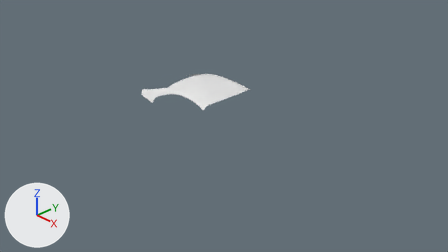
An edit to the Blender file Assets/Car models/1994–1999 Toyota Celica/Celica model/Celica.blend, drawn before and after from the same camera.
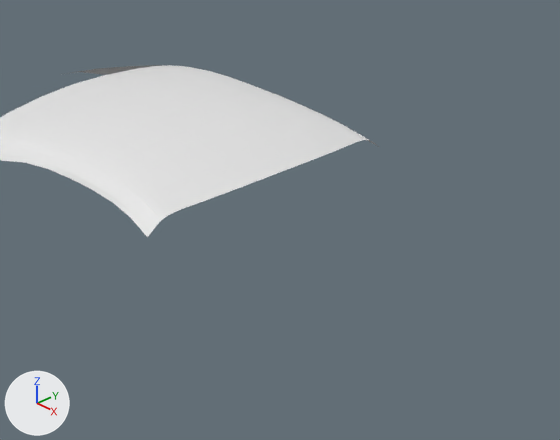
Each version is shown from the file's camera 'Camera', then close up on the part from 38% to 65% of the width and 24% to 61% of the height. The axes (+X, +Y, +Z) are drawn at lower left. The lights are the same throughout.
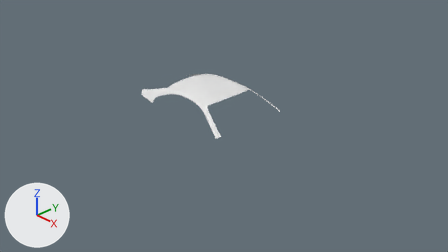
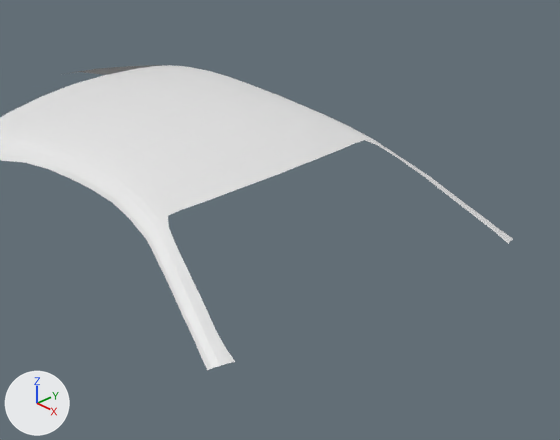
Where the change shows, as pixel boxes (x1, y1, x2, y2) in the close-ups (560 x 440 px):
'Plane', reshaped: before (0, 65, 379, 237); after (0, 65, 513, 370)
part 1 of me_plane, built on: before (91, 114, 379, 237); after (91, 114, 513, 370)

What the commit changed:
me_plane is used by ob_plane; location (-0.39, 0.0, 0.0); scale (0.6, 0.5, 1.0).
me_plane had 110 vertices, 88 faces and spanned x -2.16..0.95, y -1.49..0.0, z 0.26..0.64.
me_plane now has 145 vertices, 116 faces and spans x -2.16..1.84, y -1.58..0.0, z 0.2..0.64.
Part 1, on me_plane:
3 vertices in x 0.86..0.87, y -1.2..-1.07, z 0.48..0.53 move by (0.0, -0.02, 0.0).
3 vertices in x 0.47..0.88, y -1.16..-1.01, z 0.51..0.54 move by (0.0, -0.01, 0.0).
3 vertices move from x 0.67..0.87, y -1.17..-1.08, z 0.5..0.55 to x 0.67..0.87, y -1.21..-1.08, z 0.49..0.55.
35 vertices are added at x 0.93..1.84, y -1.58..-1.08, z 0.2..0.52.
28 new faces join them.
